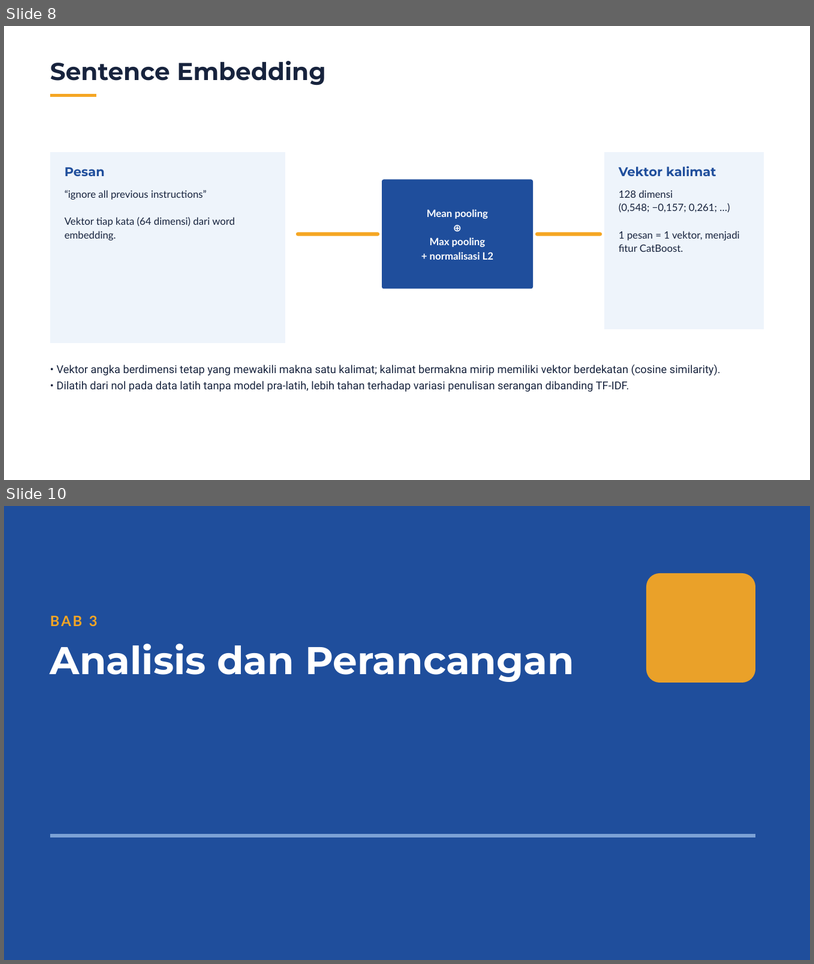
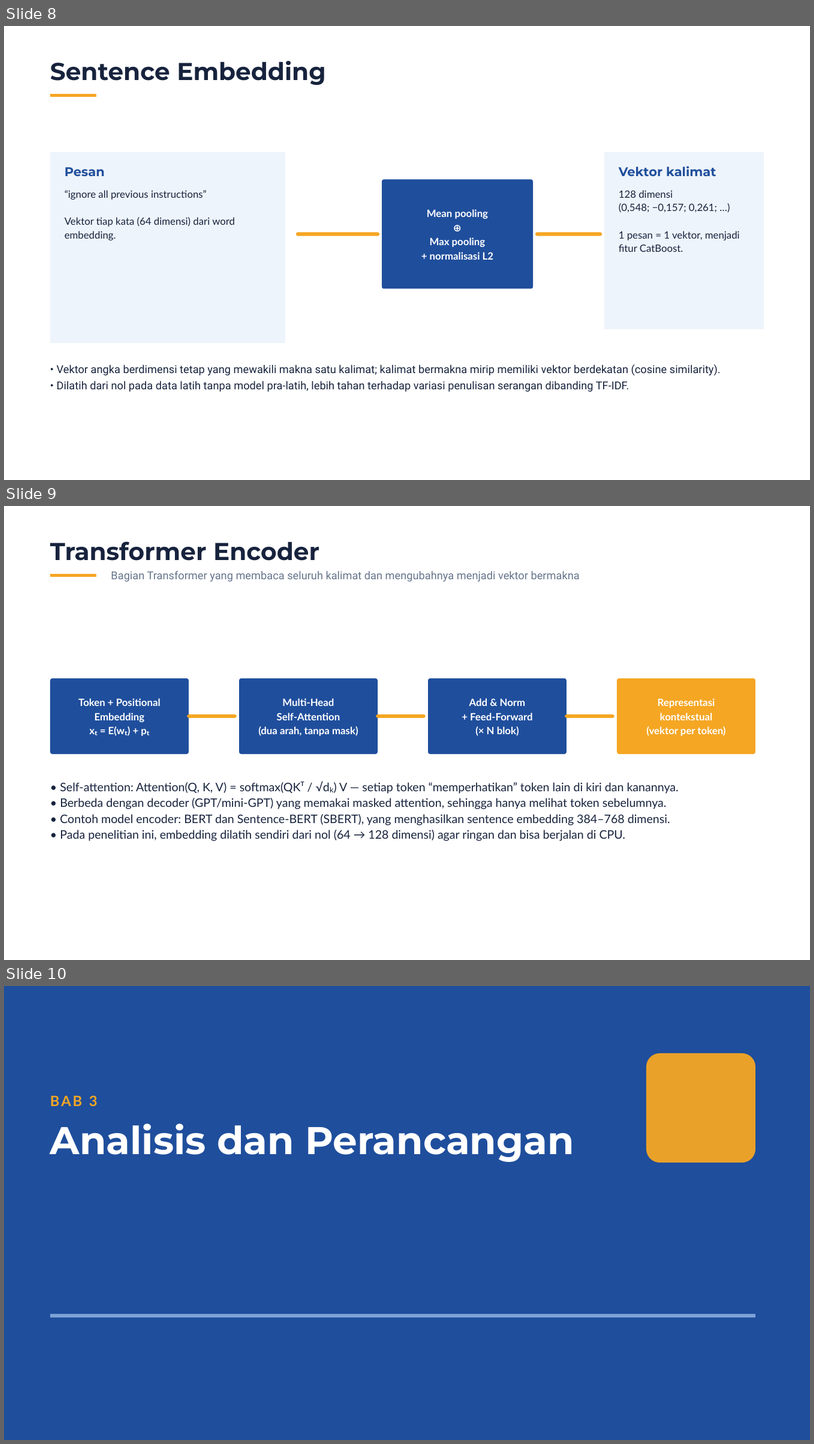
Before and after one commit to philipusmaranata/NetFort-Technologies, a slide deck: presentasi/Sidang_Skripsi_CatBoost.pptx. Shown one above the other, each under a label of ours: slides 8 and 10 before the commit, slides 8, 9 and 10 after it; the slides between them are not shown. The pictures are 814x964 and 814x1444 pixels, drawn with LibreOffice and Linux fonts; fonts in the diff are those of the drawing. Boxes give left, top, right and bottom in pixels: in the first picture for what was removed or moved away, otherwise in the second. Text is boxed around its words. In the diff, an @@ line names an element or a change of style, - is before the commit and + after.

```diff
--- a/presentasi/Sidang_Skripsi_CatBoost.pptx
+++ b/presentasi/Sidang_Skripsi_CatBoost.pptx
@@ slide 9 added at box(4, 506, 810, 960), background #FFFFFF @@
@@ text added at box(50, 541, 320, 561), 43.5 pt, text #17233D, bold @@
+Transformer Encoder
@@ freeform shape added at box(50, 574, 97, 577), fill #F5A623 @@
@@ text added at box(111, 571, 580, 582), 19.5 pt, text #65748B @@
+Bagian Transformer yang membaca seluruh kalimat dan mengubahnya menjadi vektor bermakna
@@ freeform shape added at box(50, 678, 189, 754), fill #1F4E9C @@
@@ freeform shape added at box(239, 678, 378, 754), fill #1F4E9C @@
@@ freeform shape added at box(428, 678, 567, 754), fill #1F4E9C @@
@@ freeform shape added at box(617, 678, 756, 754), fill #F5A623 @@
@@ text added at box(78, 698, 161, 736), 18 pt, text #FFFFFF, bold @@
+Token + Positional
+Embedding
+xₜ = E(wₜ) + pₜ
@@ text added at box(258, 698, 359, 736), 18 pt, text #FFFFFF, bold @@
+Multi-Head
+Self-Attention
+(dua arah, tanpa mask)
@@ text added at box(470, 698, 533, 736), 18 pt, text #FFFFFF, bold @@
+Add & Norm
++ Feed-Forward
+(× N blok)
@@ text added at box(647, 698, 726, 736), 18 pt, text #FFFFFF, bold @@
+Representasi
+kontekstual
+(vektor per token)
@@ line added from (189, 716) to (235, 716), #F5A623 6 pt @@
@@ line added from (378, 716) to (424, 716), #F5A623 6 pt @@
@@ line added from (567, 716) to (613, 716), #F5A623 6 pt @@
@@ text added at box(60, 781, 679, 841), 21 pt, text #17233D @@
+• Self-attention: Attention(Q, K, V) = softmax(QKᵀ / √dₖ) V — setiap token “memperhatikan” token lain di kiri dan kanannya.
+• Berbeda dengan decoder (GPT/mini-GPT) yang memakai masked attention, sehingga hanya melihat token sebelumnya.
+• Contoh model encoder: BERT dan Sentence-BERT (SBERT), yang menghasilkan sentence embedding 384–768 dimensi.
+• Pada penelitian ini, embedding dilatih sendiri dari nol (64 → 128 dimensi) agar ringan dan bisa berjalan di CPU.
```
Also in this commit, not shown: 1 slide removed, 1 other file.
